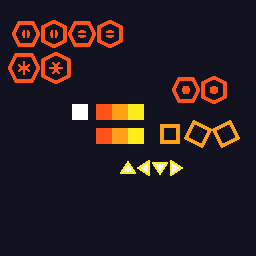
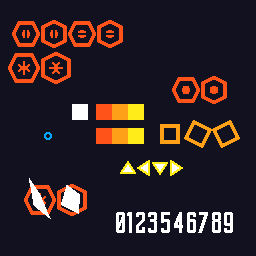
Two versions of the same layered image (256x256). Layer-by-layer changes:
added layer "Layer 5" above "enemy_2" over [29, 178, 80, 219]
added layer "enemy_2" above "Layer 4" over [24, 184, 87, 216]
added layer "0123546789 copy" above "0123546789" over [116, 212, 233, 233]
added layer "0123546789" above "Layer 6" over [116, 212, 233, 233]
added layer "Layer 6" above "Layer 1" over [44, 132, 52, 140]
